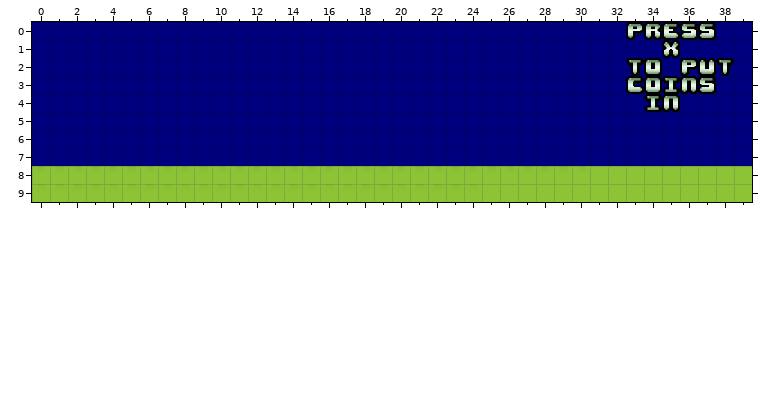
Tiled map -- YourStory/data/map/story_collect.tmx. The picture above is the old version.
Cells are 32x32 px. Shown: x 0..39, y 0..9. Not drawn, because the pictures are missing: unchanged layer "door".
And afterwards:
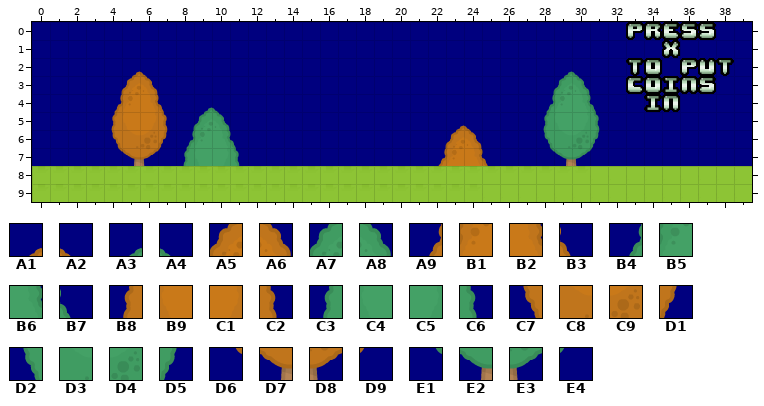
Key: from "RPGpack_sheet_2X": A1 3293, A2 3294, A3 3301, A4 3302, A5 3373, A6 3374, A7 3381, A8 3382, A9 3452, B1 3453, B2 3454, B3 3455, B4 3460, B5 3461, B6 3462, B7 3463, B8 3532, B9 3533, C1 3534, C2 3535, C3 3540, C4 3541, C5 3542, C6 3543, C7 3612, C8 3613, C9 3614, D1 3615, D2 3620, D3 3621, D4 3622, D5 3623, D6 3692, D7 3693, D8 3694, D9 3695, E1 3700, E2 3701, E3 3702, E4 3703.
__ is an empty cell.
Edits made:
Changed rows in their new state; .. is an unchanged cell.
Layer "background":
first column x 4:
 2 .. A1 A2 .. .. .. .. .. .. .. .. .. .. .. .. .. .. .. .. .. .. .. .. .. .. A3 A4 ..
 3 .. A5 A6 .. .. .. .. .. .. .. .. .. .. .. .. .. .. .. .. .. .. .. .. .. .. A7 A8 ..
 4 A9 B1 B2 B3 .. A3 A4 .. .. .. .. .. .. .. .. .. .. .. .. .. .. .. .. .. B4 B5 B6 B7
 5 B8 B9 C1 C2 .. A7 A8 .. .. .. .. .. .. .. .. .. .. .. .. A1 A2 .. .. .. C3 C4 C5 C6
 6 C7 C8 C9 D1 B4 B5 B6 B7 .. .. .. .. .. .. .. .. .. .. .. A5 A6 .. .. .. D2 D3 D4 D5
 7 D6 D7 D8 D9 C3 C4 C5 C6 .. .. .. .. .. .. .. .. .. .. A9 B1 B2 B3 .. .. E1 E2 E3 E4
Where, in picture pixels (left, top, right, bottom), the same in both pictures:
added: (111, 71, 240, 166)
added: (543, 71, 600, 166)
added: (438, 125, 488, 166)
